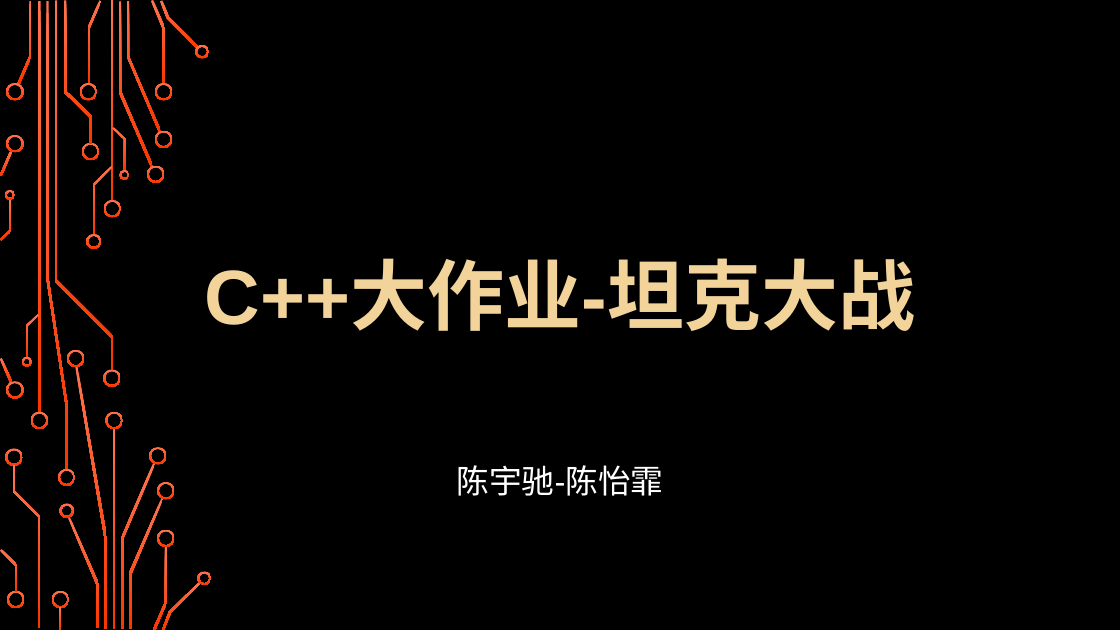
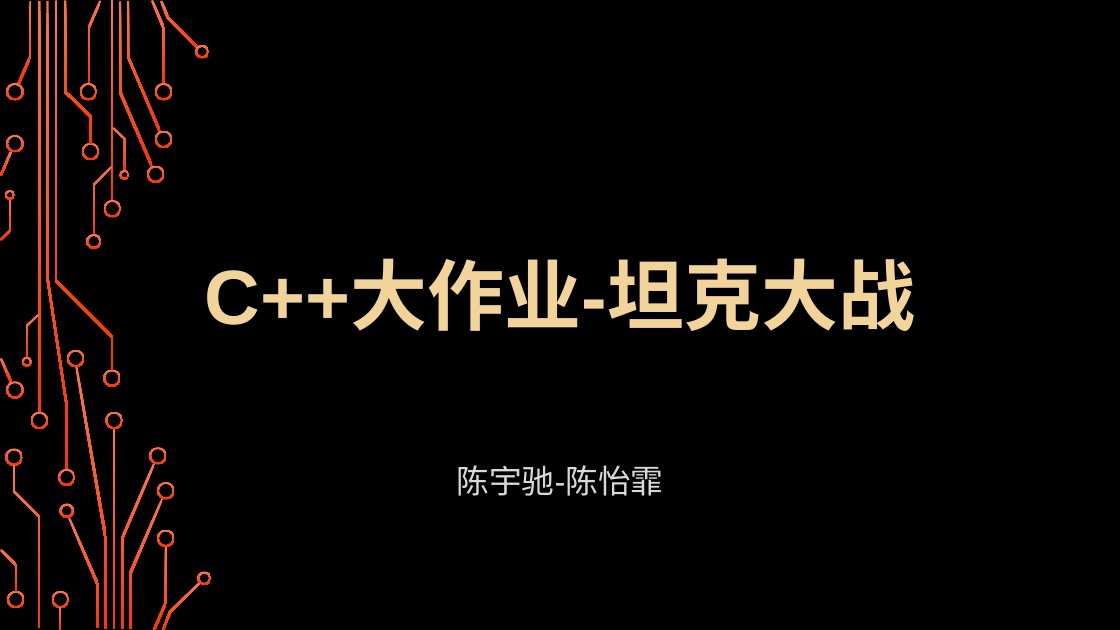
Before and after one commit to sweet-orange-team/Tankgame, a slide deck: slide 1 of resource/C++大作业/C++大作业-坦克大战.pptx. Drawn at 1120x630 pixels with LibreOffice and Linux fonts; fonts in the diff are those of the drawing; background and template pictures are left out. Boxes give left, top, right and bottom in pixels: in the first picture for what was removed or moved away, otherwise in the second. Text is boxed around its words. In the diff, an @@ line names an element or a change of style, - is before the commit and + after.

```diff
--- a/resource/C++大作业/C++大作业-坦克大战.pptx
+++ b/resource/C++大作业/C++大作业-坦克大战.pptx
@@ subtitle "陈宇驰-陈怡霏" at [457,465,664,496]: text colour #CCE8CF to #9FD4A5 @@
```
Also in this commit, not shown: 5 other slides changed, 2 slides added, 1 slide removed.
